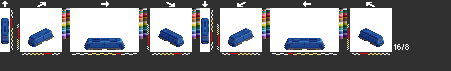
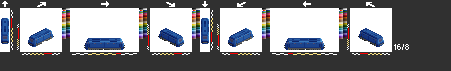
Layered file, before and after one edit (451 x 71). Changes by layer:
painted on "me" over [89, 49, 320, 50]
